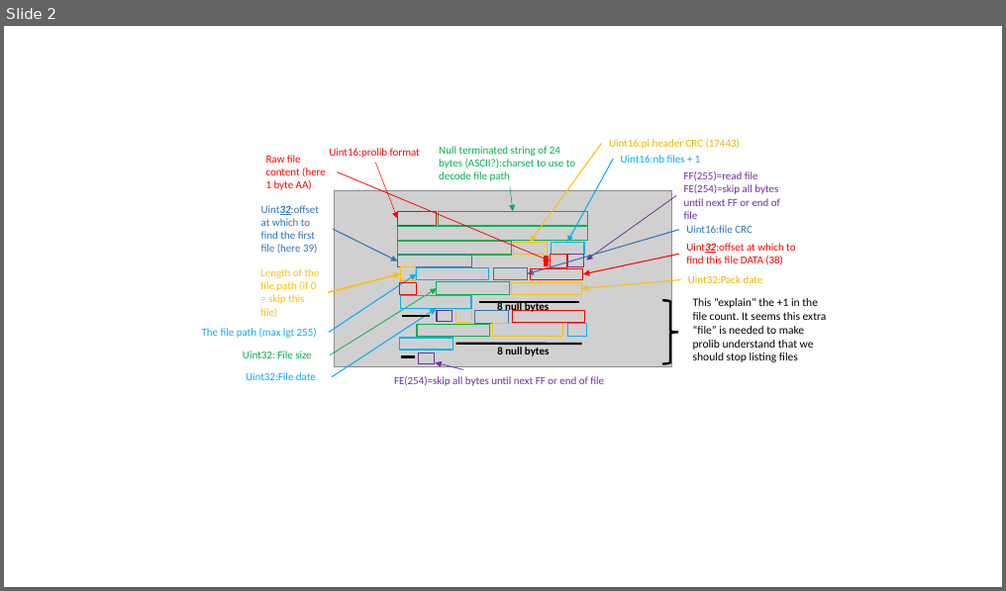
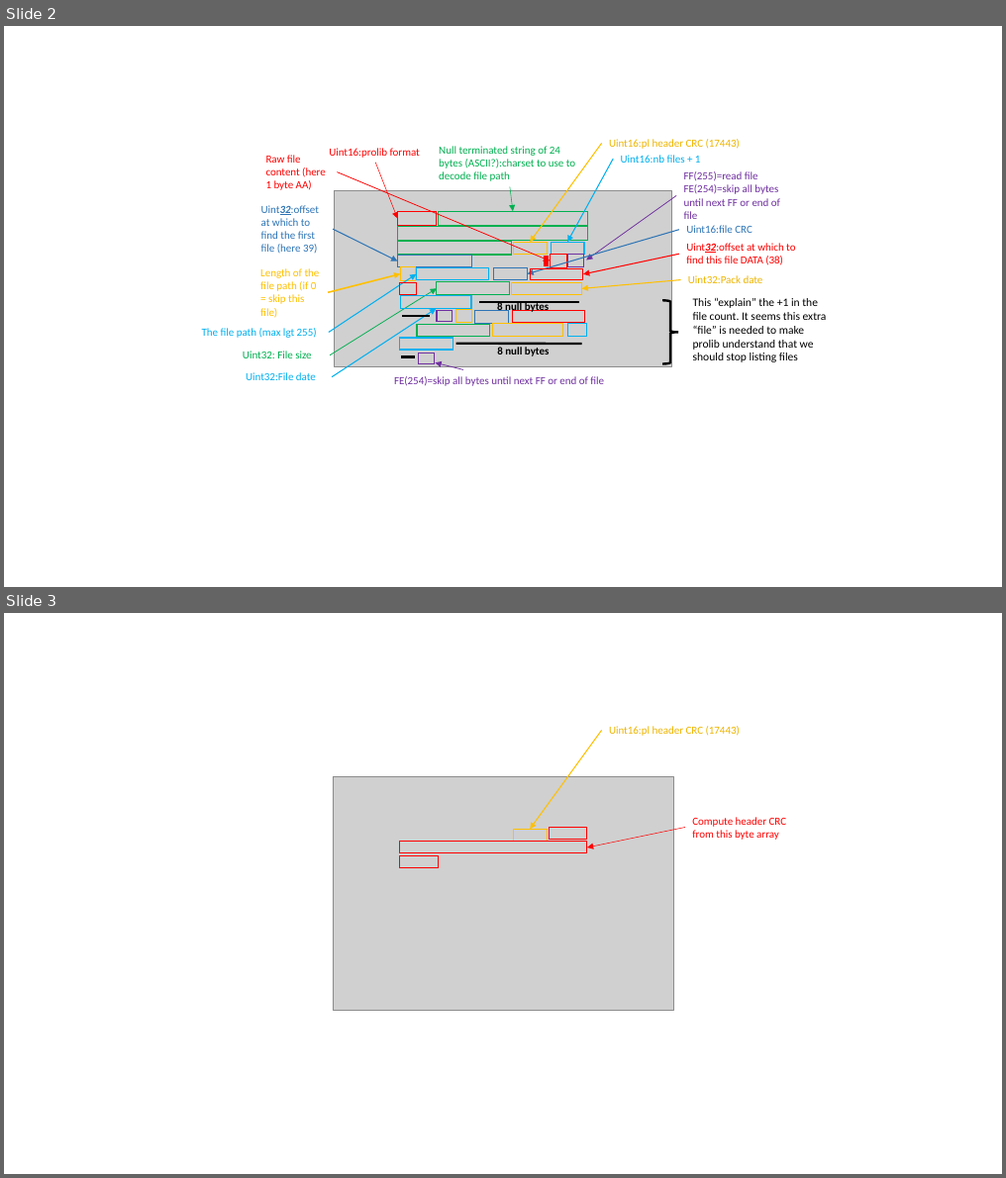
Before and after one commit to jcaillon/Notes, a slide deck: openedge/prolib/prolib.pptx. Shown one above the other, each under a label of ours: slide 2 before the commit, slides 2 and 3 after it. The pictures are 1006x591 and 1006x1178 pixels, drawn with LibreOffice and Linux fonts; fonts in the diff are those of the drawing; grey boxes stand for pictures. Boxes give left, top, right and bottom in pixels: in the first picture for what was removed or moved away, otherwise in the second. Text is boxed around its words. In the diff, an @@ line names an element or a change of style, - is before the commit and + after.

```diff
--- a/openedge/prolib/prolib.pptx
+++ b/openedge/prolib/prolib.pptx
@@ slide 3 added at bbox=[4, 613, 1002, 1174], background #FFFFFF @@
@@ arrow added from (601, 731) to (531, 830), #FFC000 1 pt @@
@@ text added at bbox=[609, 726, 740, 736], 10.5 pt, text #EEB500 @@
+Uint16:pl header CRC (17443)
@@ picture added at bbox=[333, 777, 673, 1011] @@
@@ text added at bbox=[692, 817, 787, 840], 10.5 pt, text #FF0000 @@
+Compute header CRC from this byte array
@@ rectangle added at bbox=[400, 842, 587, 854], outline #FF0000 1 pt @@
@@ rectangle added at bbox=[513, 830, 547, 842], outline #FFC000 1 pt @@
@@ rectangle added at bbox=[549, 828, 587, 840], outline #FF0000 1 pt @@
@@ arrow added from (685, 827) to (587, 848), #FF0000 0.5 pt @@
@@ rectangle added at bbox=[400, 856, 439, 867], outline #FF0000 1 pt @@
```
Also in this commit, not shown: 1 other slide added, 3 other files.
